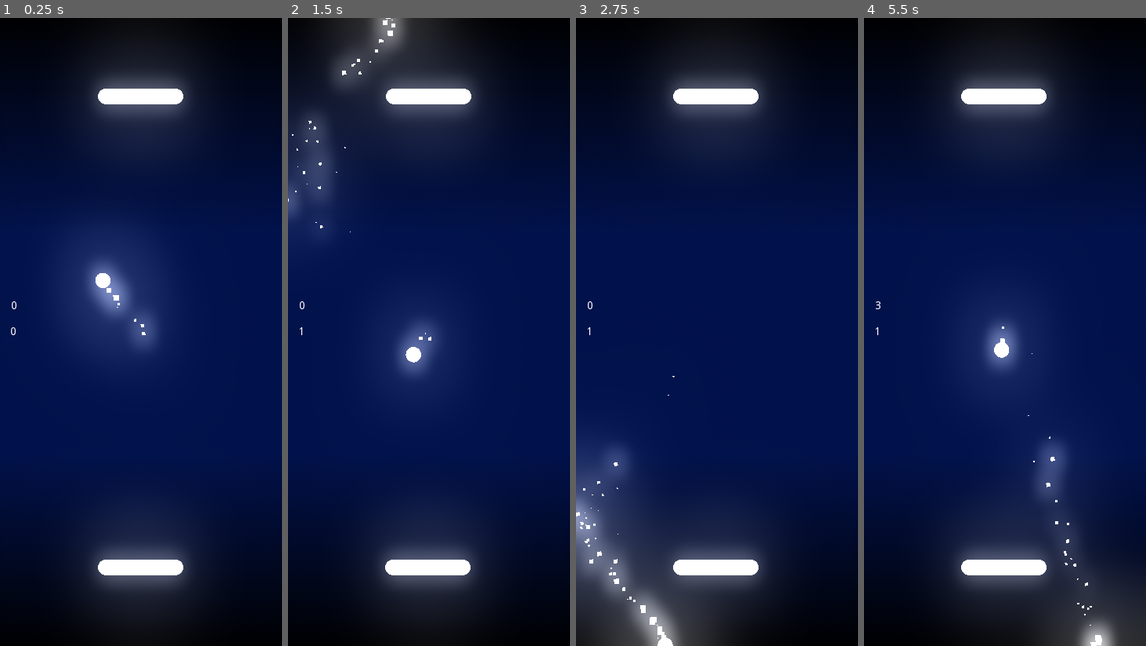
Above: before the commit, frames 1-4 (left to right).
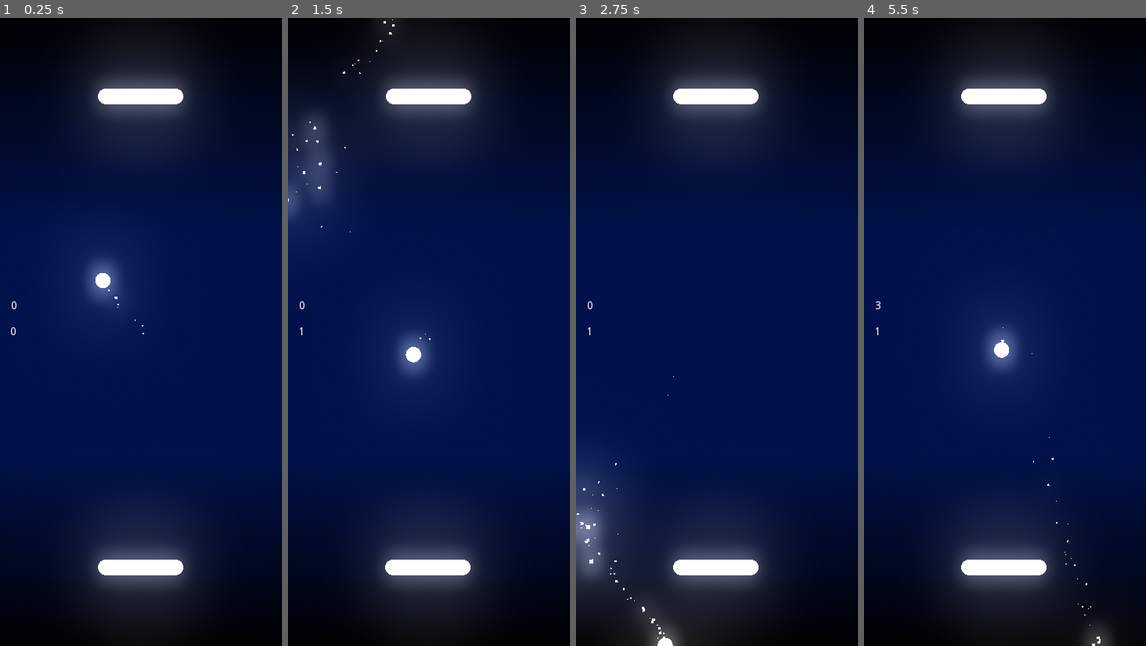
Above: after the commit, the same moments.

Repository: EmilienLeroy/DuoPong
Game: Godot game, scene res://main.tscn
Two runs of this game, one before a commit and one after it. Both use one fixed random seed, a clock stepped at 60 frames per second and the inputs below.
Inputs (mouse positions are in pixels of both pictures, inside the frame that each line leads up to):
- Up to frame 1 (0.25 s): no input
- Up to frame 2 (1.5 s): drag from (429, 93) to (429, 570) at 0.52 s; drag from (429, 570) to (429, 93) at 1.27 s
- Up to frame 3 (2.75 s): move the mouse to (745, 193) at 2.02 s; click (745, 193) at 2.17 s
- Up to frame 4 (5.5 s): drag from (990, 457) to (920, 237) at 2.77 s; move the mouse to (1089, 426) at 3.52 s; click (1089, 426) at 3.67 s; drag from (920, 237) to (962, 175) at 4.27 s; move the mouse to (1019, 332) at 5.02 s; click (1019, 332) at 5.17 s

The runs differ from the first frame. In frame 1, 1.5% of the frame differs, in the area x 34-57%, y 41-54%; in frame 2, 2.7%; in frame 3, 4.4%; in frame 4, 4.7%, in the area x 47-100%, y 49-100%.

Commit message:
✨ Increase scale of follow particle depending the speed

Diff:
--- a/entities/ball/ball.gd
+++ b/entities/ball/ball.gd
@@ -24,6 +24,7 @@
 		return;
 
 	speed = speed + increase_speed;
+	$FollowParticles.scale_amount += 0.25;
 
 func add_collision_particles():
 	var particles = CollisionParticle.instance();
--- a/entities/ball/ball.tscn
+++ b/entities/ball/ball.tscn
@@ -29,7 +29,7 @@
 radial_accel = 39.45
 tangential_accel = 10.0
 tangential_accel_random = 1.0
-scale_amount = 8.0
+scale_amount = 3.5
 scale_amount_random = 1.0
 scale_amount_curve = SubResource( 4 )
 anim_speed_random = 1.0
